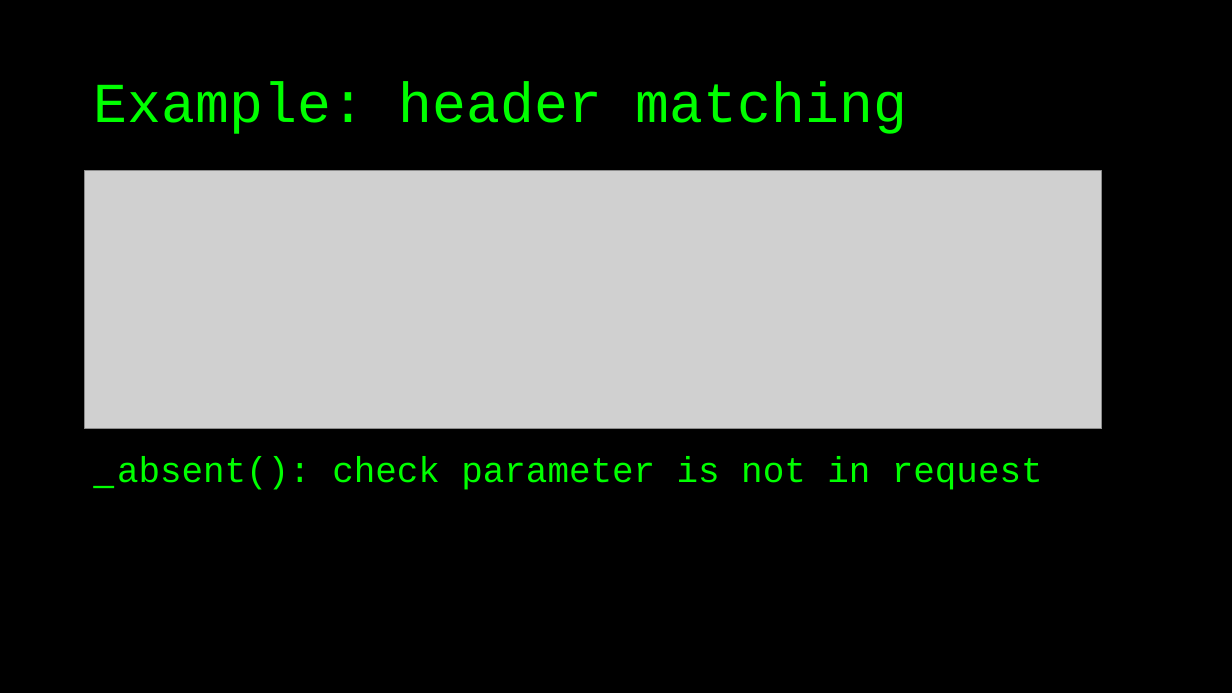
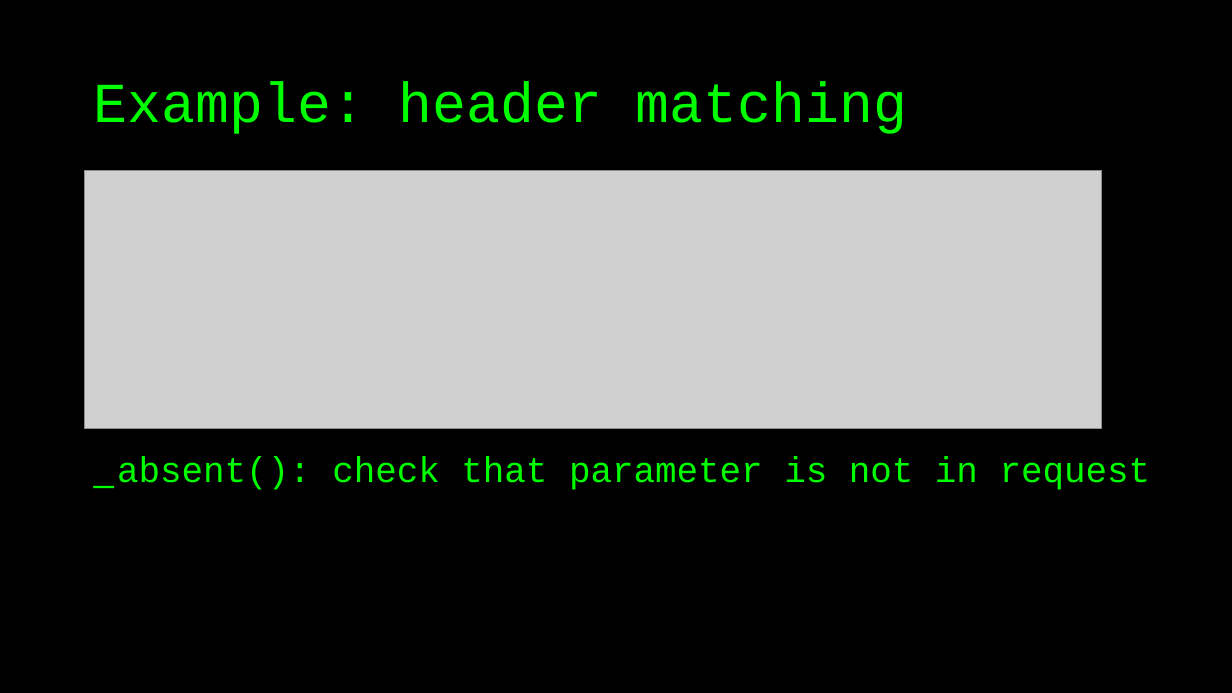
Before and after one commit to basdijkstra/wiremock-workshop, a slide deck: slide 26 of wiremock_workshop.pptx (slide 27 before the commit). Drawn at 1232x693 pixels with LibreOffice and Linux fonts; fonts in the diff are those of the drawing; grey boxes stand for pictures. Boxes give left, top, right and bottom in pixels: in the first picture for what was removed or moved away, otherwise in the second. Text is boxed around its words. In the diff, an @@ line names an element or a change of style, - is before the commit and + after.

```diff
--- a/wiremock_workshop.pptx
+++ b/wiremock_workshop.pptx
@@ text at <box>117,457,1151,490</box>: text changed @@
-_ absent(): check parameter is not in request
+_ absent(): check that parameter is not in request
```
Also in this commit, not shown: 5 other slides changed, 1 other file.
